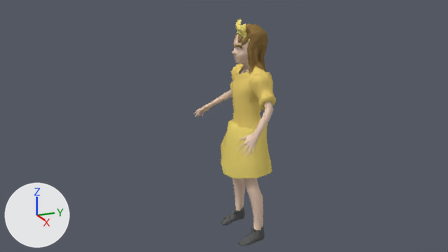
A saved change to the Blender file models/MissyDubourde/Missy.blend.
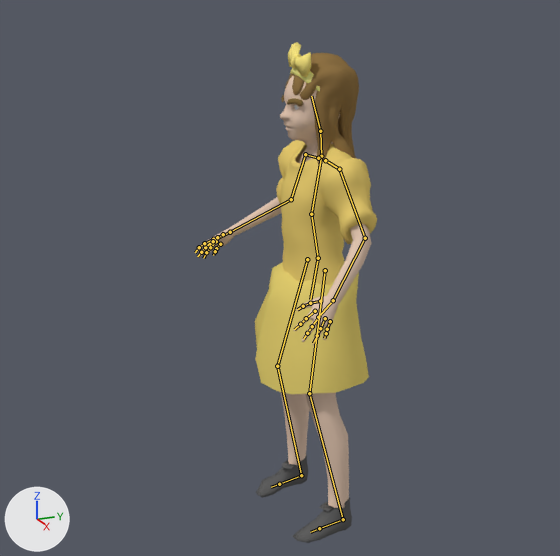
Old and new are each drawn from the file's camera 'Camera' and again close up on the part from 23% to 80% of the width and 0% to 100% of the height. The axes (+X, +Y, +Z) are drawn at lower left. The lights are the same throughout. The bones that bend it are drawn over the model as lines in the close-ups.

In view in the first close-up: 'Body', 'Hair', 'Shirt', 'ShoeL', 'ShoeR', 'Skirt'.
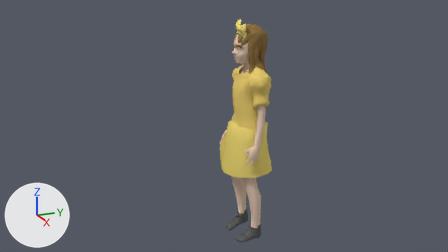
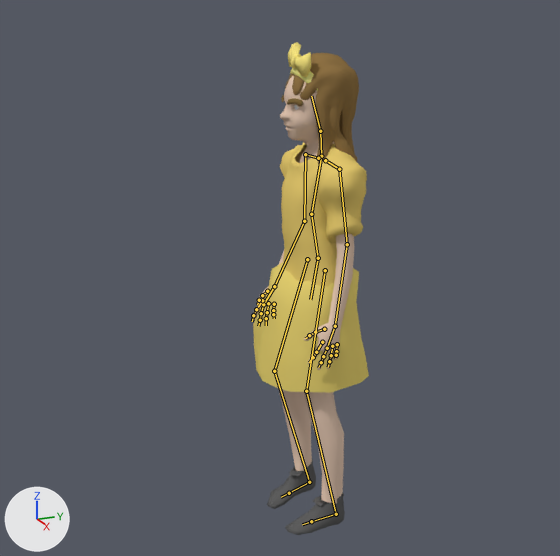
Commit message: Fixed idle animations

The newer file adds an action. The first version stands in its rest pose; the second is drawn at frame 0 of the action 'ArmatureAction'.

Changed parts and their boxes (x1, y1, x2, y2) in the close-ups (560 x 556 px):
'Body', posed (41% narrower): before (197, 76, 372, 508); after (252, 76, 354, 504)
'Skirt', posed: before (255, 262, 369, 394); after (253, 263, 369, 393)
'Shirt', posed (14% narrower): before (276, 140, 377, 285); after (280, 142, 367, 287)
'Hair', posed: (285, 53, 359, 164) in both
'ShoeL', posed (9% shorter): before (293, 498, 352, 543); after (285, 494, 345, 535)
'ShoeR', posed (14% taller): before (256, 455, 308, 498); after (267, 460, 316, 509)
bone 'Uperarm.L', root to tip: before (339, 169) to (365, 238); after (339, 169) to (347, 244)
bone 'LowerArm.L', root to tip: before (365, 238) to (333, 300); after (347, 244) to (335, 326)
bone 'Uperarm.R', root to tip: before (305, 154) to (291, 199); after (305, 154) to (304, 221)
bone 'LowerArm.R', root to tip: before (291, 199) to (230, 232); after (304, 221) to (274, 286)

The change in detail:
Bone 'ik-leg.L' (bone_ik_leg_l) moves from (0.0, 0.0, 0.0) to (-0.22, 0.03, -0.01).
Bone 'Uperarm.L' (bone_uperarm_l) turns from (0, 0, 0) to (-31, 2, -1) degrees about its own x, y and z.
Bone 'LowerArm.L' (bone_lowerarm_l) turns from (0, 0, 0) to (-3, 6, 28) degrees about its own x, y and z.
Bone 'Uperarm.R' (bone_uperarm_r) turns from (0, 0, 0) to (31, -1, -4) degrees about its own x, y and z.
Bone 'LowerArm.R' (bone_lowerarm_r) turns from (0, 0, 0) to (-19, -2, 12) degrees about its own x, y and z.
Bone 'ik-leg.R' (bone_ik_leg_r) moves from (0.0, 0.0, 0.0) to (0.29, -0.04, 0.02).
